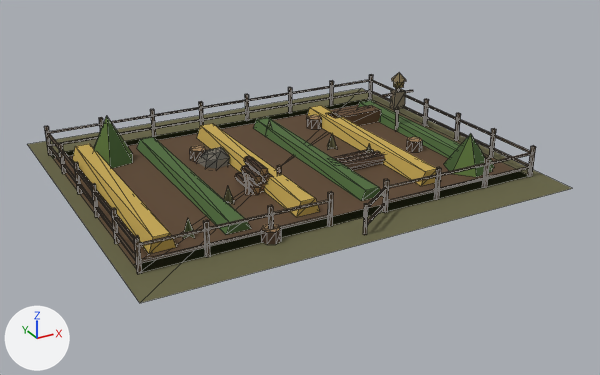
One commit to the glTF model game/assets/modelle/umland/umland_stellen.glb: the scene before it, then after it.
One viewpoint serves both versions: a 50 mm lens placed at (-12.7, -24.38, 11.17), pointed at (0.18, -0.96, -0.54). The lights are fixed; the arrows at lower left show +X, +Y and +Z. The older version comes first. Mesh edges are drawn as thin lines. Vertices at exactly the same position are counted once.

The first picture shows 'Feld', 'Wald', 'Weide'.
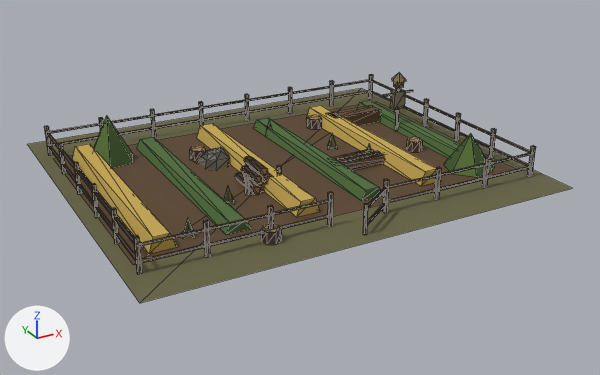
Changed parts and their boxes [x1, y1, x2, y2] in the pictures (600 x 375 px):
```json
{"part": 1, "of": "me_weide", "change": "deleted", "before": [52, 99, 527, 271]}
```

Edits to the scene script, one JSON object a line:
```json
{"block": "me_weide", "where": "# used by ob_weide; location = (0.0, 0.0, 0.0)"}
{"op": "remove", "block": "me_weide", "code": "me_weide.from_pydata(...)  # 372 vertices, 439 faces; spans x -7.06..7.06, y -6.04..5.06, z -0.05..1.7"}
{"op": "add", "block": "me_weide", "code": "me_weide.from_pydata(...)  # 368 vertices, 437 faces; spans x -7.06..7.06, y -6.04..5.06, z -0.05..1.7"}
{"block": "me_weide", "change": "me_weide part 1: the loose piece of 4 vertices spanning x -7.0..7.0, y -5.0..5.0, z 0.01 is deleted"}
```
